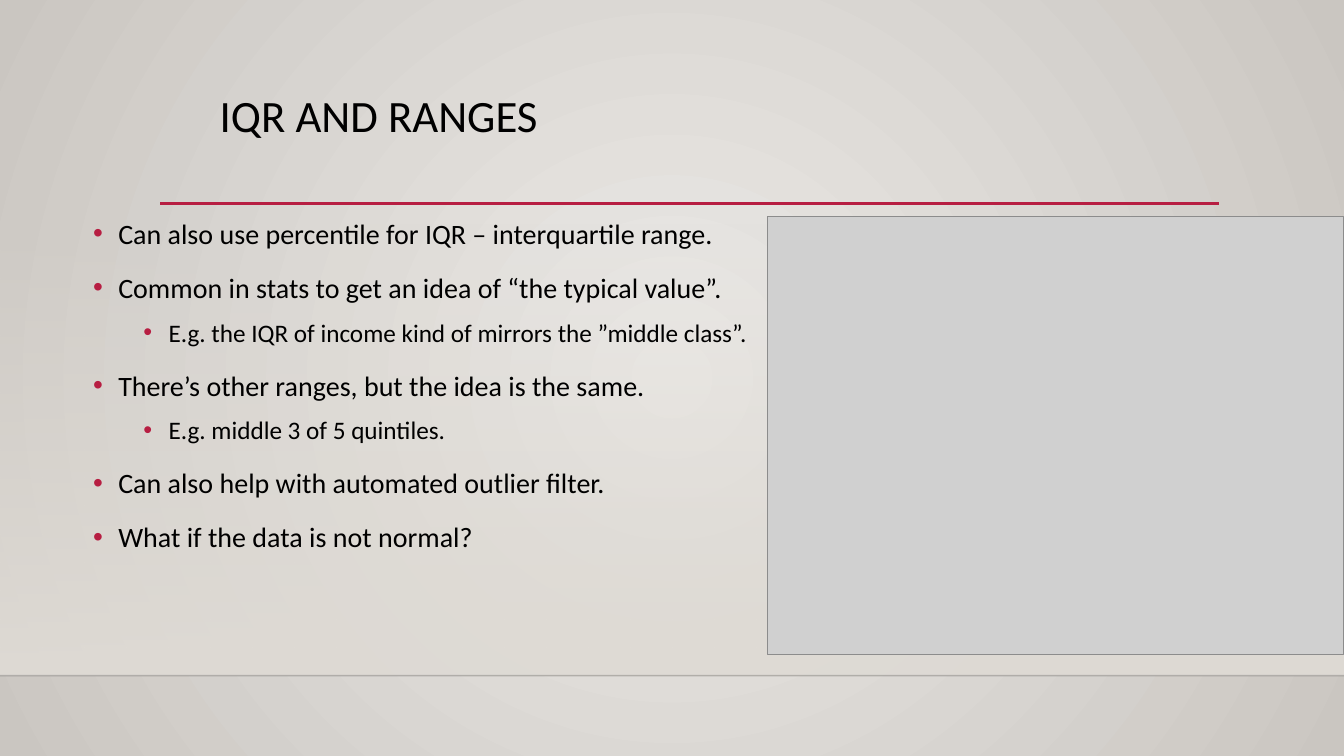
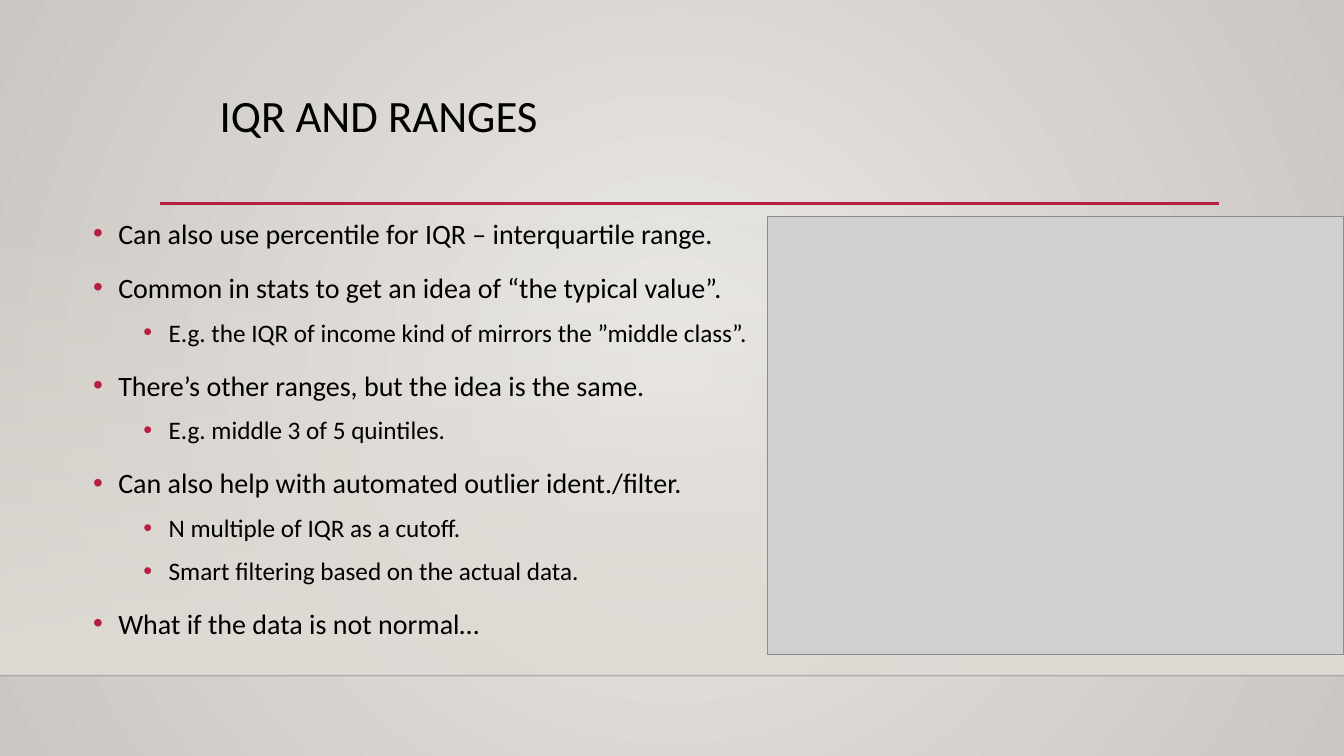
Before and after one commit to SedemSetor/Basic_Stats_in_Python_Student_Repository, a slide deck: slide 16 of reference_material/slides/004_Cumulative_Distributions.pptx. Drawn at 1344x756 pixels with LibreOffice and Linux fonts; fonts in the diff are those of the drawing; grey boxes stand for pictures; background and template pictures are left out. Boxes give left, top, right and bottom in pixels: in the first picture for what was removed or moved away, otherwise in the second. Text is boxed around its words. In the diff, an @@ line names an element or a change of style, - is before the commit and + after.

```diff
--- a/reference_material/slides/004_Cumulative_Distributions.pptx
+++ b/reference_material/slides/004_Cumulative_Distributions.pptx
@@ text at bbox=[118, 473, 681, 634]: text changed @@
-• Can also help with automated outlier filter.
-• What if the data is not normal?
+• Can also help with automated outlier ident./filter.
+  • N multiple of IQR as a cutoff.
+  • Smart filtering based on the actual data.
+• What if the data is not normal…
```
Also in this commit, not shown: 1 other file.
